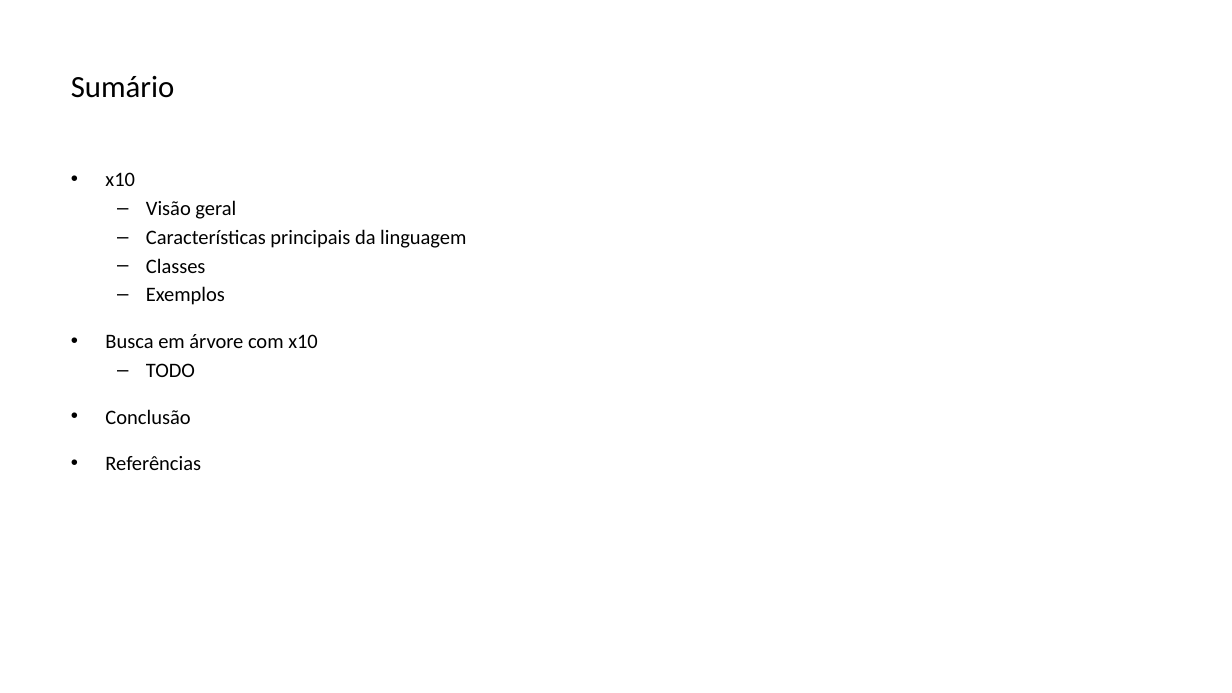
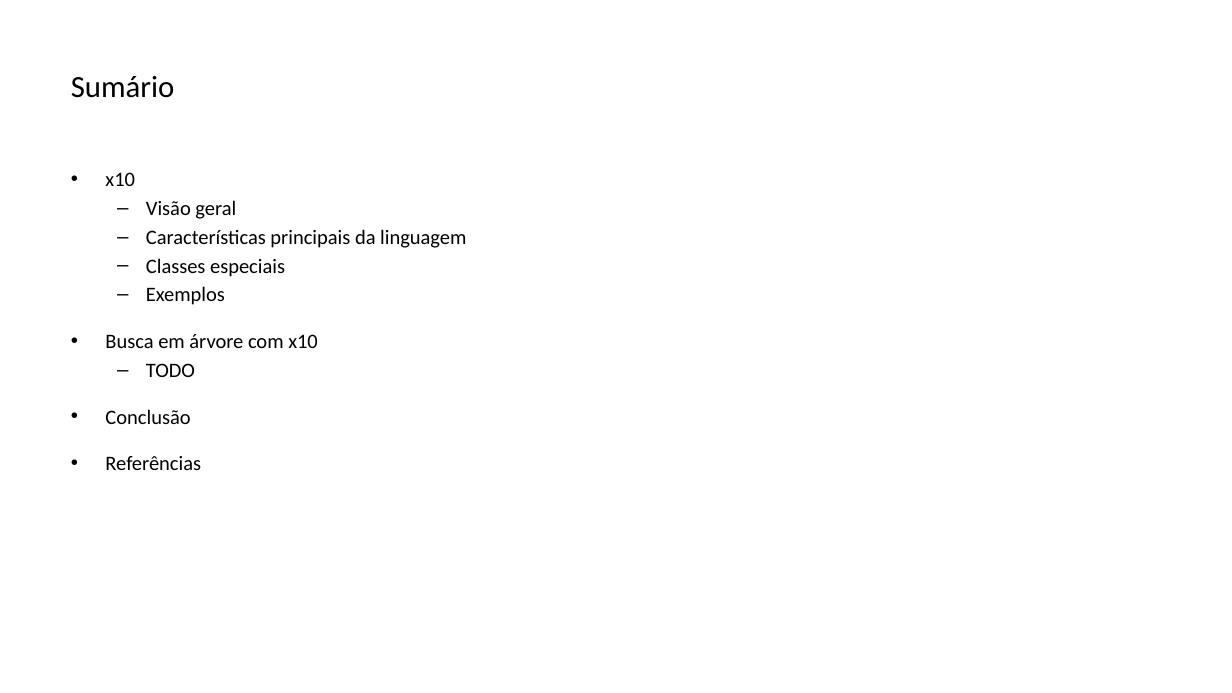
Before and after one commit to lquatrin/inf2591, a slide deck: slide 2 of x10.pptx. Drawn at 1232x693 pixels with LibreOffice and Linux fonts; fonts in the diff are those of the drawing. Boxes give left, top, right and bottom in pixels: in the first picture for what was removed or moved away, otherwise in the second. Text is boxed around its words. In the diff, an @@ line names an element or a change of style, - is before the commit and + after.

```diff
--- a/x10.pptx
+++ b/x10.pptx
@@ text at bbox=[146, 258, 285, 277]: text changed @@
-  – Classes
+  – Classes especiais
```
Also in this commit, not shown: 1 other slide changed, 5 slides added.
